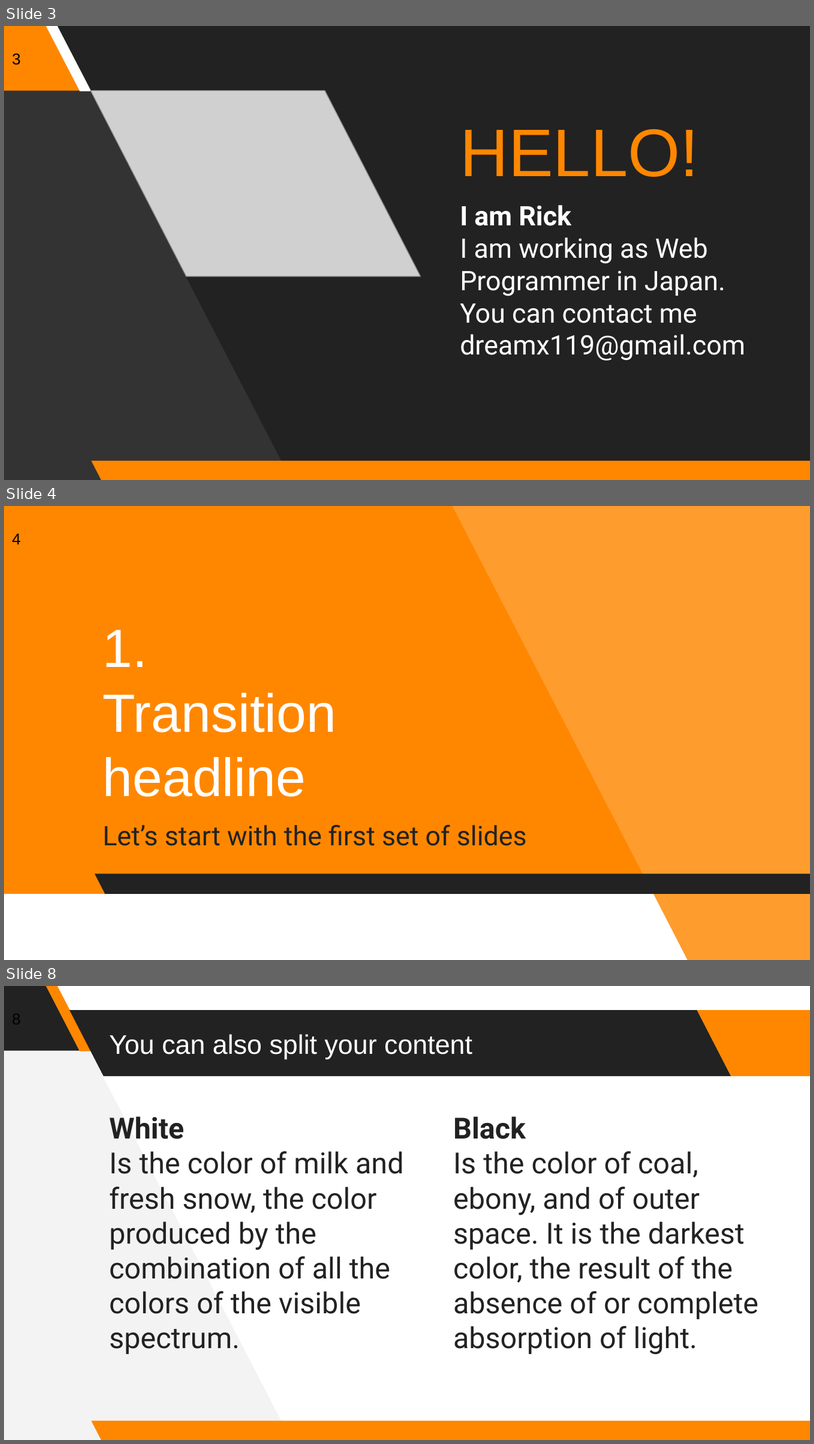
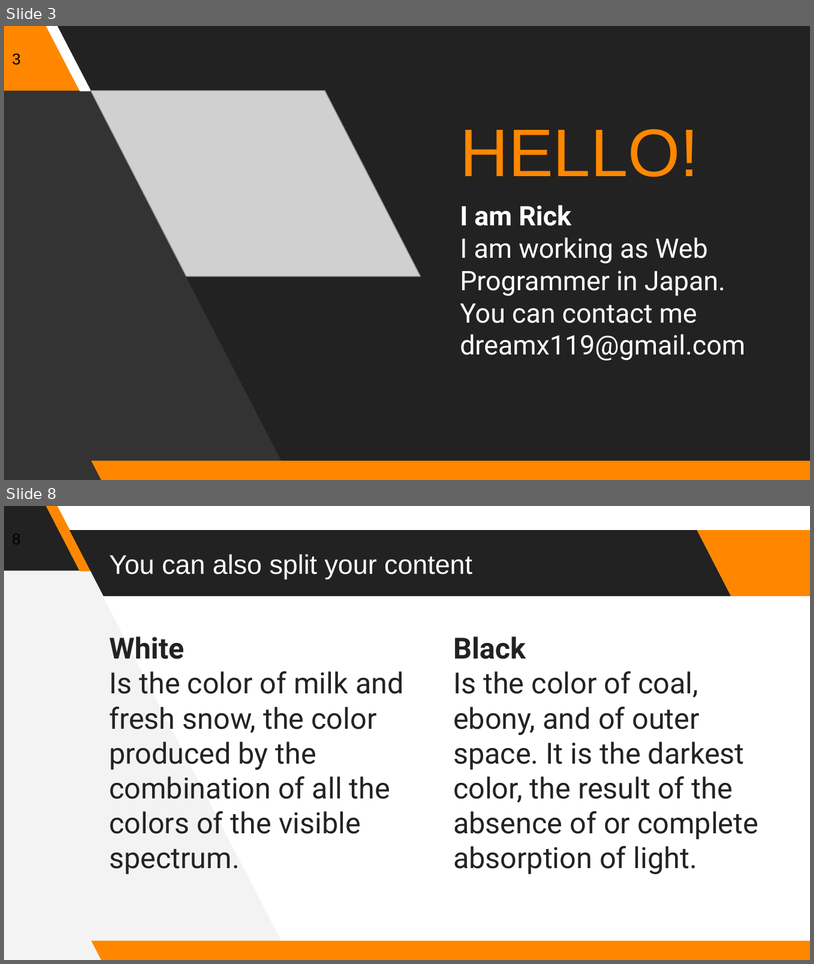
Before and after one commit to Rick00Kim/Kururu_Documents, a slide deck: Waxing_Ver_02_Documents/01_Index/Waxing_Ver_02_Index.pptx. Shown one above the other, each under a label of ours: slides 3, 4 and 8 before the commit, slides 3 and 8 after it; the slides between them are not shown. The pictures are 814x1444 and 814x964 pixels, drawn with LibreOffice and Linux fonts; fonts in the diff are those of the drawing; grey boxes stand for pictures. Boxes give left, top, right and bottom in pixels: in the first picture for what was removed or moved away, otherwise in the second. Text is boxed around its words. In the diff, an @@ line names an element or a change of style, - is before the commit and + after.

```diff
--- a/Waxing_Ver_02_Documents/01_Index/Waxing_Ver_02_Index.pptx
+++ b/Waxing_Ver_02_Documents/01_Index/Waxing_Ver_02_Index.pptx
@@ slide 4 removed at (4, 506, 810, 960), background #FF8700 @@
@@ freeform shape removed at (452, 506, 810, 960) @@
@@ page number removed at (12, 534, 21, 544) @@
-4
@@ title removed at (103, 630, 337, 796) @@
-1.
-Transition headline
@@ subtitle removed at (103, 825, 527, 846) @@
-Let’s start with the first set of slides
@@ parallelogram removed at (95, 874, 810, 894) @@
@@ parallelogram removed at (4, 894, 688, 960) @@
```
Also in this commit, not shown: 3 slides added, 2 other slides removed, 22 other files.
